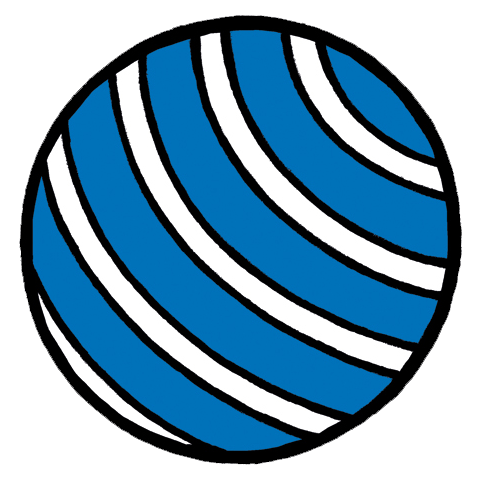
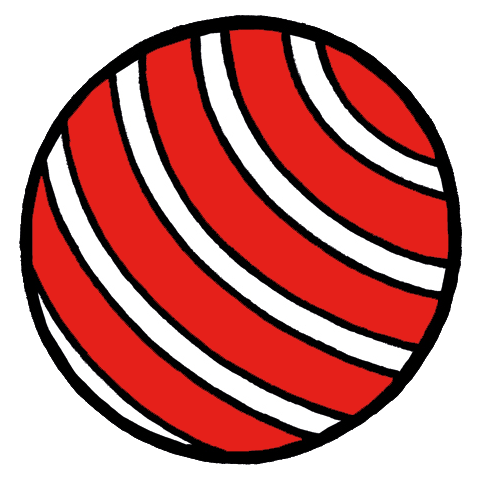
Layers edited between the first and the second w=480, h=480 image:
added layer "redball" above "yellowball" over [19, 15, 462, 465]
added layer "yellowball" above "greenball" over [19, 15, 462, 465]
added layer "greenball" above "blueball" over [19, 15, 462, 465]
